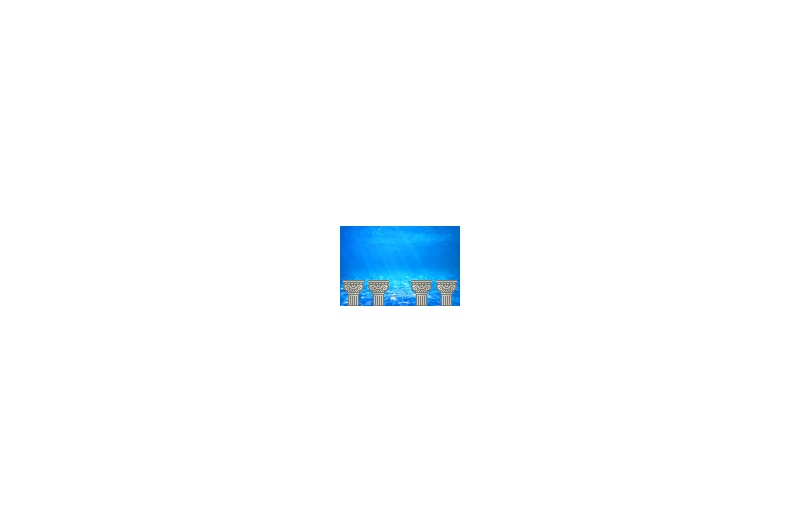
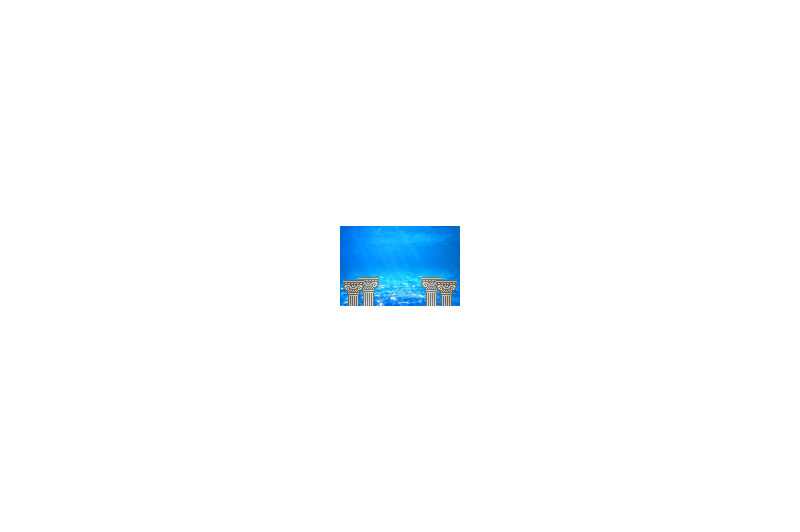
Comparing the layer stacks of the two 800px x 532px images. Changes:
removed layer "Pillars" over [342, 280, 458, 306]
painted on "xb7dpvkngyyaw3xr32j7.jpg" over [342, 277, 458, 306]
